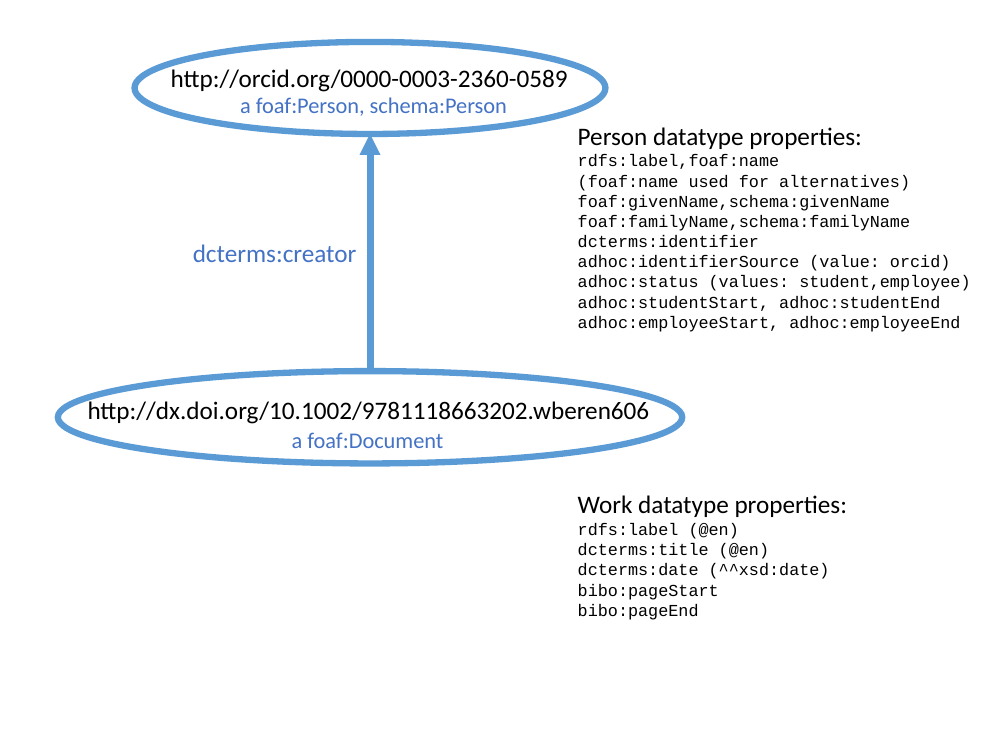
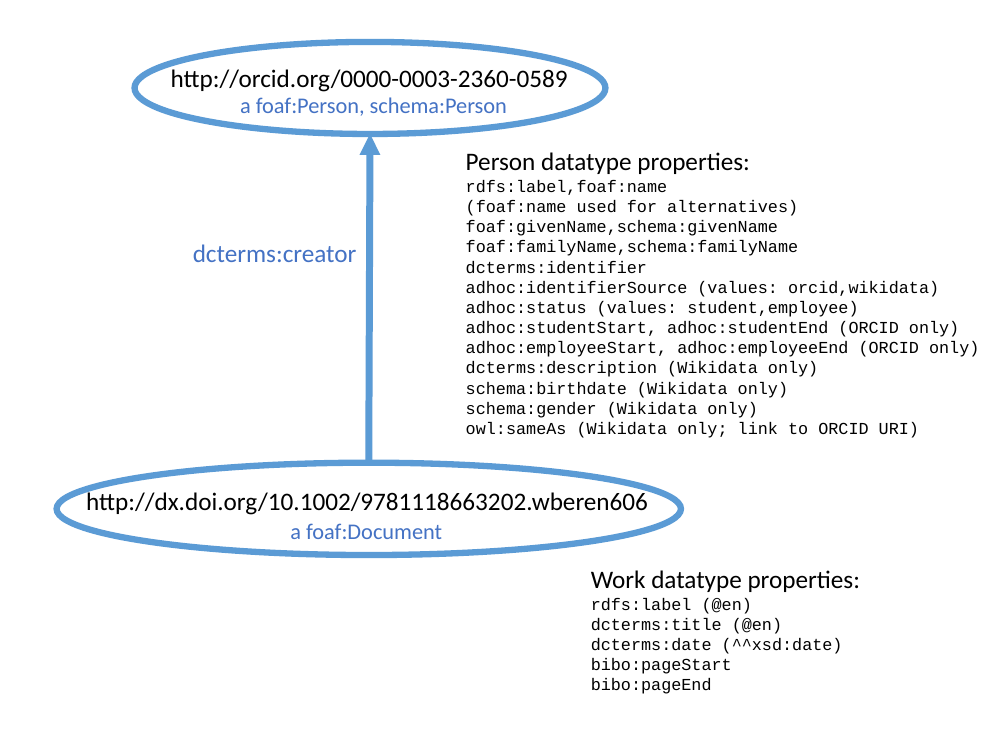
Before and after one commit to HeardLibrary/semantic-web, a slide deck: slide 1 of 2018-spring/vu-people/work-person-figure.pptx. Drawn at 1008x756 pixels with LibreOffice and Linux fonts; fonts in the diff are those of the drawing. Boxes give left, top, right and bottom in pixels: in the first picture for what was removed or moved away, otherwise in the second. Text is boxed around its words. In the diff, an @@ line names an element or a change of style, - is before the commit and + after.

```diff
--- a/2018-spring/vu-people/work-person-figure.pptx
+++ b/2018-spring/vu-people/work-person-figure.pptx
@@ arrow moved from (370, 371) - (370, 134) to (369, 463) - (370, 134) @@
@@ text "Person datatype properties:": place and size @@
-text "Person datatype properties:" at (578, 127, 970, 332)
+text "Person datatype properties:" at (466, 152, 979, 438)
@@ text at (466, 281, 939, 297): text changed @@
-adhoc:identifierSource (value: orcid)
+adhoc:identifierSource (values: orcid,wikidata)
@@ text at (466, 321, 979, 438): text changed @@
-adhoc:studentStart, adhoc:studentEnd
-adhoc:employeeStart, adhoc:employeeEnd
+adhoc:studentStart, adhoc:studentEnd (ORCID only)
+adhoc:employeeStart, adhoc:employeeEnd (ORCID only)
+dcterms:description (Wikidata only)
+schema:birthdate (Wikidata only)
+schema:gender (Wikidata only)
+owl:sameAs (Wikidata only; link to ORCID URI)
@@ 2 texts, 1 ellipse: place and size @@
-2 texts, 1 ellipse at (57, 371, 681, 464)
+2 texts, 1 ellipse at (56, 463, 680, 555)
@@ text "Work datatype properties:": place and size @@
-text "Work datatype properties:" at (578, 495, 848, 620)
+text "Work datatype properties:" at (591, 570, 861, 694)
```
Also in this commit, not shown: 1 other file.
